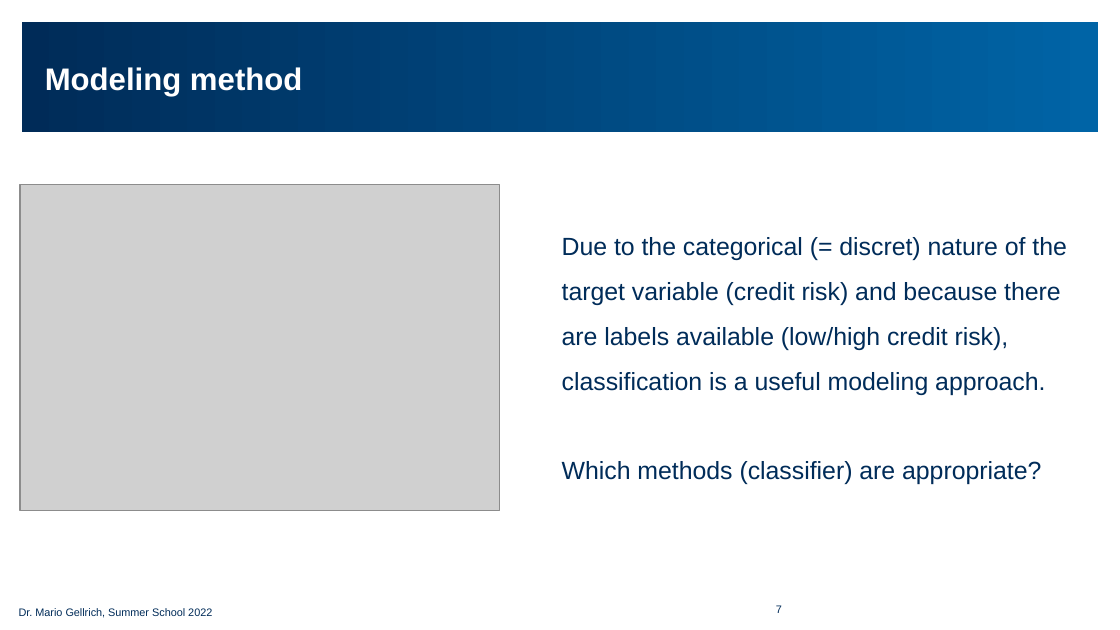
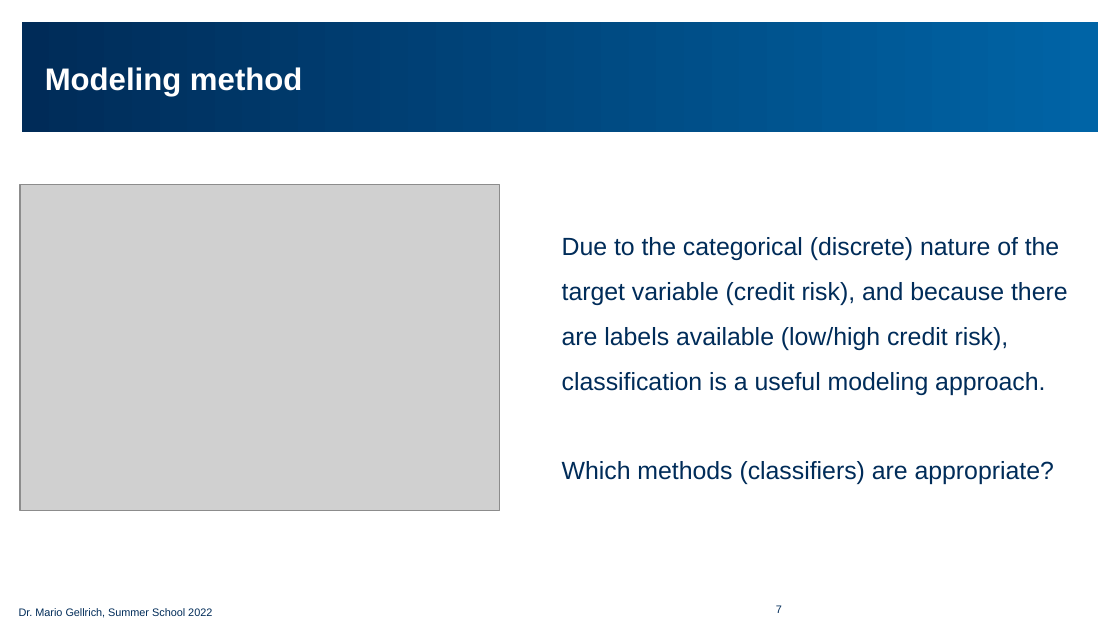
Before and after one commit to simschwab/summer_school_FS2022, a slide deck: slide 7 of Credit_Risk_Modeling/Slides_Credit_Risk_Modeling_Workshop_EN.pptx. Drawn at 1120x630 pixels with LibreOffice and Linux fonts; fonts in the diff are those of the drawing; grey boxes stand for pictures; background and template pictures are left out. Boxes give left, top, right and bottom in pixels: in the first picture for what was removed or moved away, otherwise in the second. Text is boxed around its words. In the diff, an @@ line names an element or a change of style, - is before the commit and + after.

```diff
--- a/Credit_Risk_Modeling/Slides_Credit_Risk_Modeling_Workshop_EN.pptx
+++ b/Credit_Risk_Modeling/Slides_Credit_Risk_Modeling_Workshop_EN.pptx
@@ text at (x1=562, y1=237, x2=1068, y2=484): text changed @@
-Due to the categorical (= discret) nature of the target variable (credit risk) and because there are labels available (low/high credit risk), classification is a useful modeling approach.
-Which methods (classifier) are appropriate?
+Due to the categorical (discrete) nature of the target variable (credit risk), and because there are labels available (low/high credit risk), classification is a useful modeling approach.
+Which methods (classifiers) are appropriate?
```
Also in this commit, not shown: 9 other slides changed, 1 slide removed, 1 other file.
